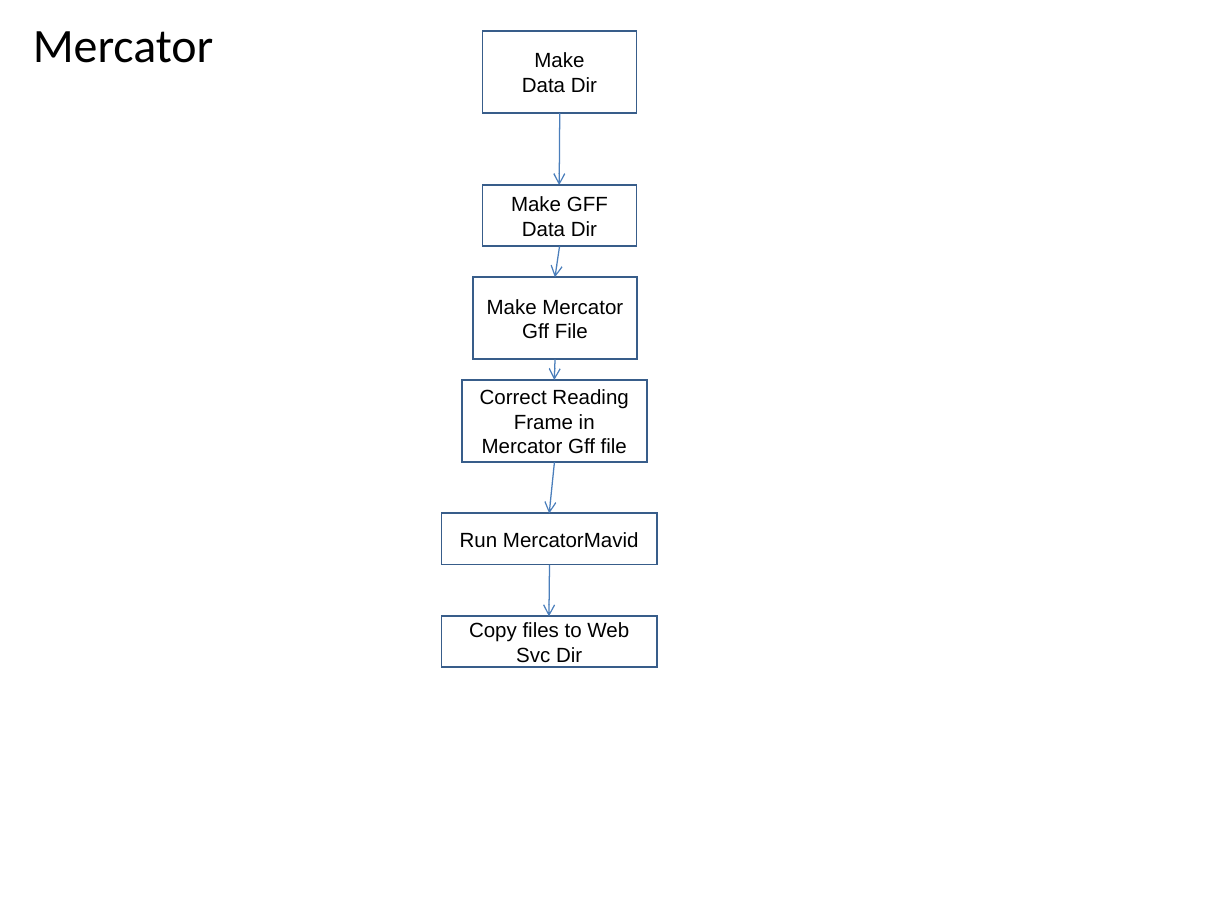
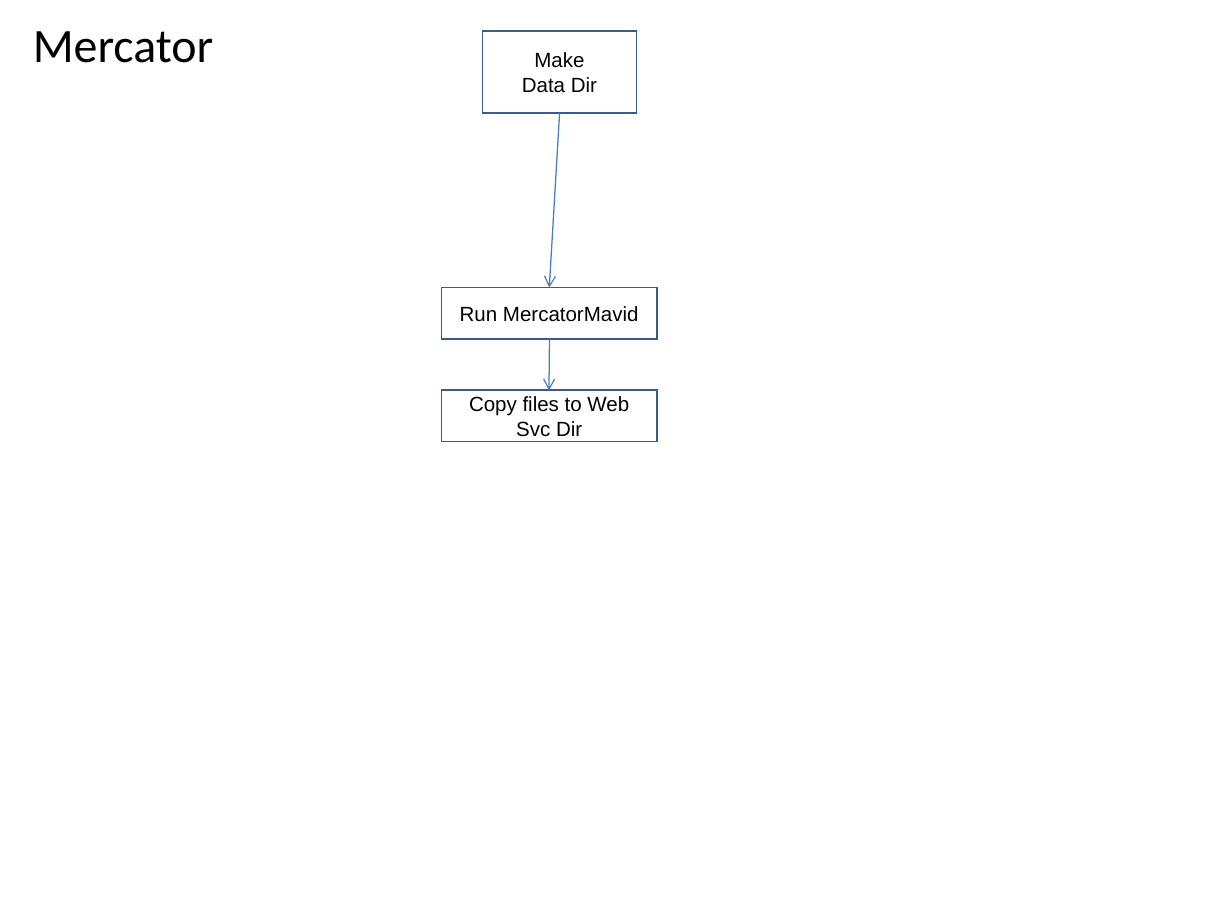
Before and after one commit to VEuPathDB/ApiCommonWorkflow, a slide deck: slide 38 of Main/doc/IntegratedWorkflow.ppt. Drawn at 1232x924 pixels with LibreOffice and Linux fonts; fonts in the diff are those of the drawing. Boxes give left, top, right and bottom in pixels: in the first picture for what was removed or moved away, otherwise in the second. Text is boxed around its words. In the diff, an @@ line names an element or a change of style, - is before the commit and + after.

Commit message:
move organism-specific workflow to root subgraph adjust mercator steps

```diff
--- a/Main/doc/IntegratedWorkflow.ppt
+++ b/Main/doc/IntegratedWorkflow.ppt
@@ arrow moved from (559, 113) - (559, 185) to (559, 113) - (549, 287) @@
@@ rectangle removed at [483, 185, 637, 246] @@
-Make GFF
-Data Dir
@@ arrow removed from (559, 246) to (554, 277) @@
@@ rectangle "Run MercatorMavid": place and size @@
-rectangle "Run MercatorMavid" at [441, 514, 657, 565]
+rectangle "Run MercatorMavid" at [441, 287, 657, 339]
@@ rectangle removed at [473, 277, 637, 360] @@
-Make Mercator Gff File
@@ arrow moved from (556, 360) - (554, 379) to (549, 339) - (549, 391) @@
@@ rectangle removed at [462, 379, 647, 462] @@
-Correct Reading Frame in Mercator Gff file
@@ rectangle "Copy files to Web Svc ...": place and size @@
-rectangle "Copy files to Web Svc ..." at [441, 616, 657, 668]
+rectangle "Copy files to Web Svc ..." at [441, 391, 657, 442]
@@ arrow removed from (554, 462) to (549, 514) @@
@@ arrow removed from (549, 565) to (549, 616) @@
```
Also in this commit, not shown: 7 other slides changed.
